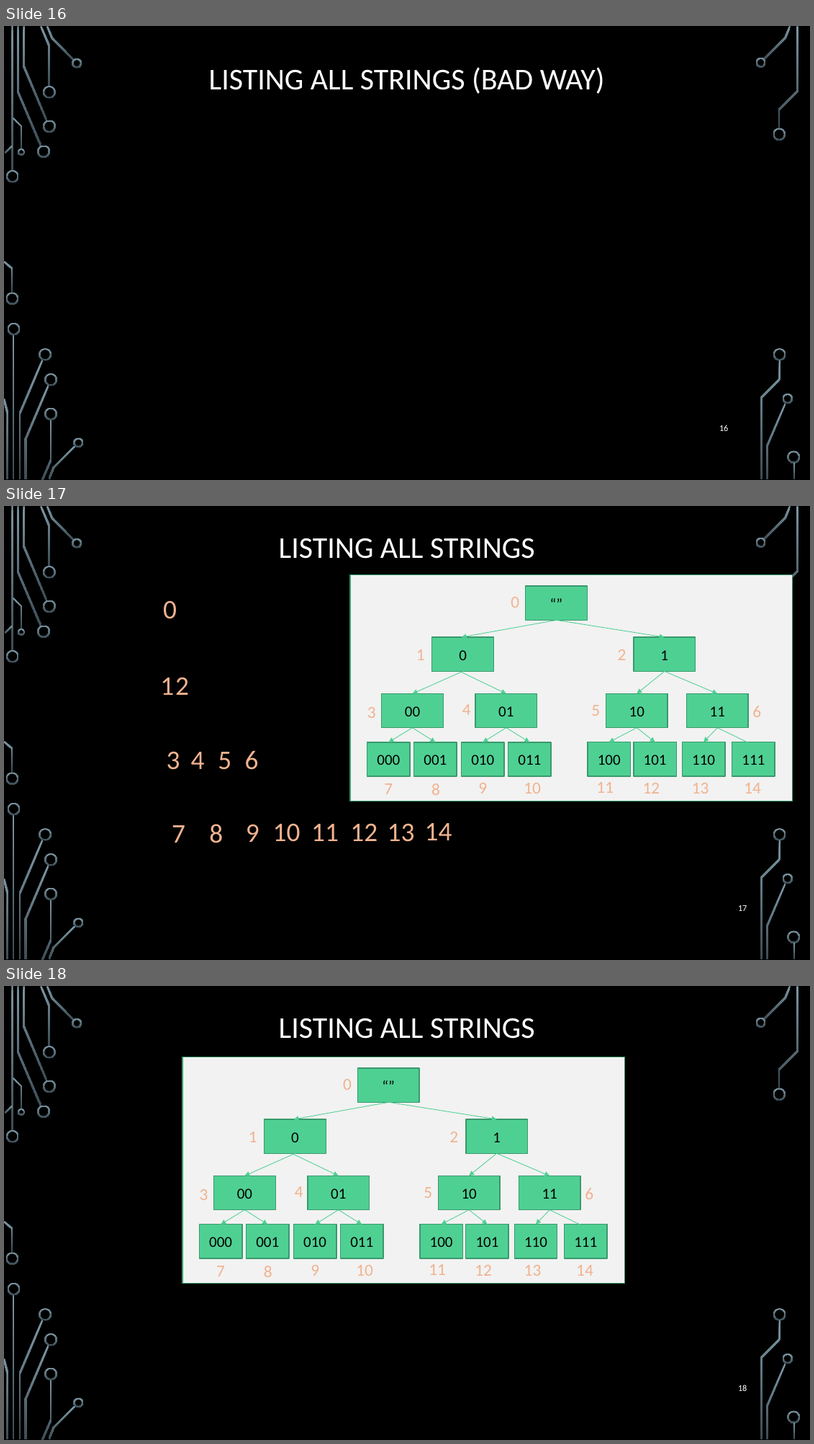
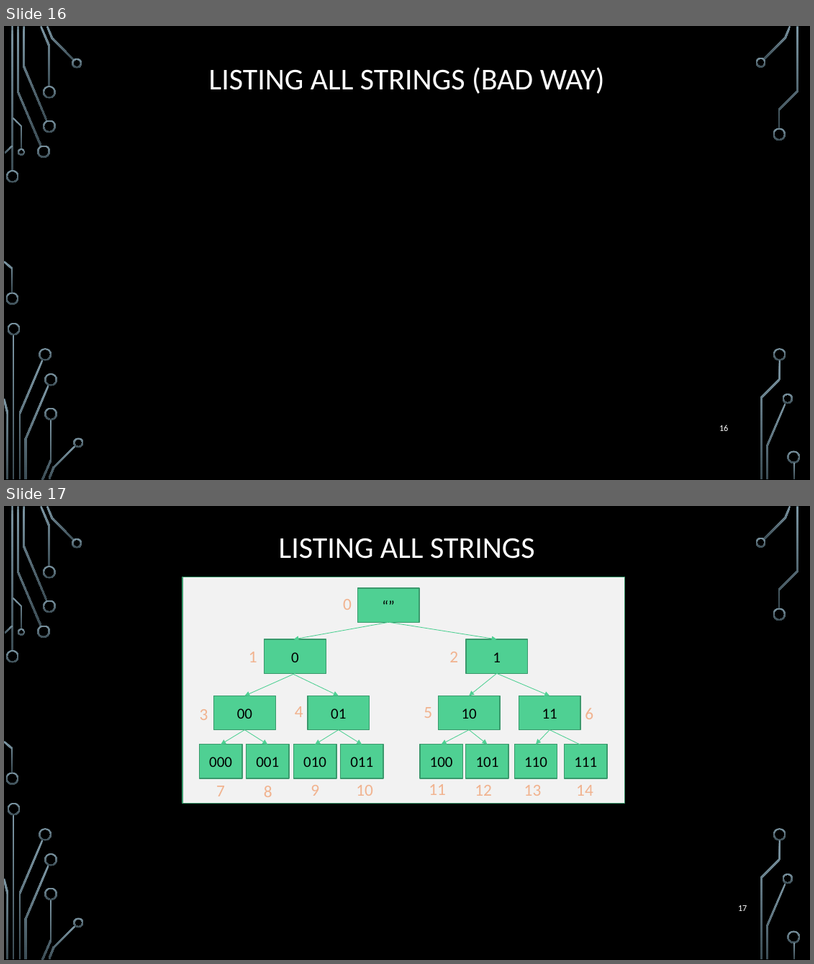
Before and after one commit to markfloryan/dmt2, a slide deck: slides/01-Cardinality.pptx. Shown one above the other, each under a label of ours: slides 16, 17 and 18 before the commit, slides 16 and 17 after it. The pictures are 814x1444 and 814x964 pixels, drawn with LibreOffice and Linux fonts; fonts in the diff are those of the drawing; grey boxes stand for pictures; background and template pictures are left out. Boxes give left, top, right and bottom in pixels: in the first picture for what was removed or moved away, otherwise in the second. Text is boxed around its words. In the diff, an @@ line names an element or a change of style, - is before the commit and + after.

```diff
--- a/slides/01-Cardinality.pptx
+++ b/slides/01-Cardinality.pptx
@@ slide 17 removed at (4,506,810,960), background picture (left out); not listed: 35 template elements that a slide beside it also shows @@
@@ title removed at (279,538,535,559) @@
-LISTING ALL STRINGS
@@ text removed at (163,600,177,619) @@
-0
@@ text removed at (154,665,180,704) @@
-1
@@ text removed at (170,665,196,704) @@
-2
@@ text removed at (167,751,180,770) @@
-3
@@ text removed at (191,752,205,769) @@
-4
@@ text removed at (218,752,232,770) @@
-5
@@ text removed at (245,750,259,770) @@
-6
@@ group removed at (350,575,793,801): 16 rectangles, 15 texts, 14 arrows @@
-“”
-0
-1
-00
-01
-10
-11
-000
-001
-010
-011
-100
-101
-110
-111
-0
-1
-2
-3
-4
-5
-6
-7
-8
-9
-10
-11
-12
-13
-14
@@ text removed at (172,825,185,842) @@
-7
@@ text removed at (209,824,223,843) @@
-8
@@ text removed at (246,824,260,842) @@
-9
@@ text removed at (273,823,301,842) @@
-10
@@ text removed at (311,824,339,841) @@
-11
@@ text removed at (350,823,378,841) @@
-12
@@ text removed at (388,823,415,842) @@
-13
@@ text removed at (425,823,453,840) @@
-14
@@ page number removed at (738,905,747,911) @@
-17
@@ what was slide 18 is now slide 17 @@
@@ page number at (738,905,747,911): text changed @@
-18
+17
```
Also in this commit, not shown: 7 slides changed, 2 other files.
